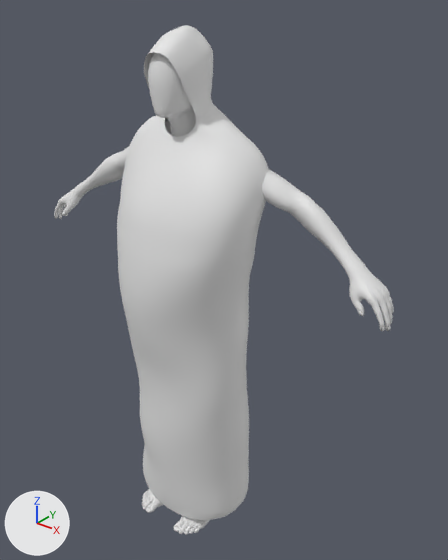
A saved change to the Blender file blender/tutoriels/cloth/blender-armless-tunic-2024-12-14.blend.
Both versions are drawn from a 50 mm lens placed at (1.337, -1.457, 1.972), pointed at (0.09, 0.102, 1.005). The axes (+X, +Y, +Z) are drawn at lower left. The lights are the same throughout.

Before the edit, the objects in view are built like this:
```python
me_humanoid_mesh = bpy.data.meshes.new('Humanoid-Mesh')
me_humanoid_mesh.from_pydata(...)  # 6293 vertices, 6304 faces; spans x -0.75..0.75, y -0.19..0.15, z 0.0..1.82
me_humanoid_mesh.polygons.foreach_set('use_smooth', [True] * 6304)
me_humanoid_mesh_001 = bpy.data.meshes.new('Humanoid-Mesh.001')
me_humanoid_mesh_001.from_pydata(...)  # 2625 vertices, 2581 faces; spans x 9.72..10.3, y -0.23..0.19, z 0.06..1.85
me_humanoid_mesh_001.polygons.foreach_set('use_smooth', [True] * 2581)
ob_cloth = bpy.data.objects.new('Cloth', me_humanoid_mesh_001)
ob_cloth.location = (-10.0, 0.0, 0.0)
ob_humanoid_mesh = bpy.data.objects.new('Humanoid-Mesh', me_humanoid_mesh)
ob_humanoid_mesh.location = (0.0, 0.0, 0.0)
```
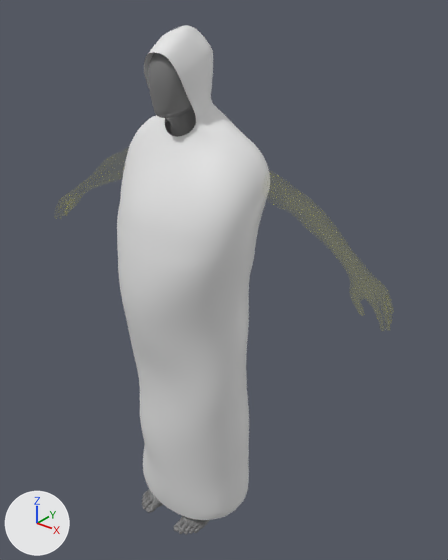
Where the newer file only moved an object's origin or applied its transform, the numbers keep the older frame.

Where the change shows, as pixel boxes (x1, y1, x2, y2) in the pictures (448 x 560 px):
part 1 of me_humanoid_mesh, recoloured: (142, 53, 210, 534) in both
part 2 of me_humanoid_mesh, recoloured: (54, 147, 129, 219) in both
part 3 of me_humanoid_mesh, recoloured (white to grey): (262, 170, 394, 331) in both

The change, as a diff of the scene's bpy script:
```diff
--- a/blender/tutoriels/cloth/blender-armless-tunic-2024-12-14.blend.py
+++ b/blender/tutoriels/cloth/blender-armless-tunic-2024-12-14.blend.py
@@ mat_humanoid_visible @@
+mat_humanoid_visible = principled_material('Humanoid-Visible')
+mat_humanoid_visible.base_color = (0.209, 0.209, 0.209)  # grey #7e7e7e
@@ mat_humanoid_invisible @@
+mat_humanoid_invisible = principled_material('Humanoid-Invisible')
+mat_humanoid_invisible.base_color = (0.8, 0.761, 0.0)  # yellow #e7e200
+mat_humanoid_invisible.roughness = 0.0
+mat_humanoid_invisible.alpha = 0.0477
@@ me_humanoid_mesh @@
 me_humanoid_mesh.from_pydata(...)  # 6293 vertices, 6304 faces; spans x -0.75..0.75, y -0.19..0.15, z 0.0..1.82
 # used by ob_humanoid_mesh; location = (0.0, 0.0, 0.0)
+# me_humanoid_mesh part 1: 3738 of the faces centred in x -0.19..0.2, y -0.19..0.15, z 0.0..1.82 switch from no material to mat_humanoid_visible (grey #7e7e7e)
+# me_humanoid_mesh part 2: 1286 of the faces centred in x -0.75..-0.15, y -0.01..0.14, z 1.07..1.53 switch from no material to mat_humanoid_invisible (yellow #e7e200)
+# me_humanoid_mesh part 3: 1280 of the faces centred in x 0.15..0.75, y -0.01..0.14, z 1.07..1.53 switch from no material to mat_humanoid_invisible (yellow #e7e200)
```
